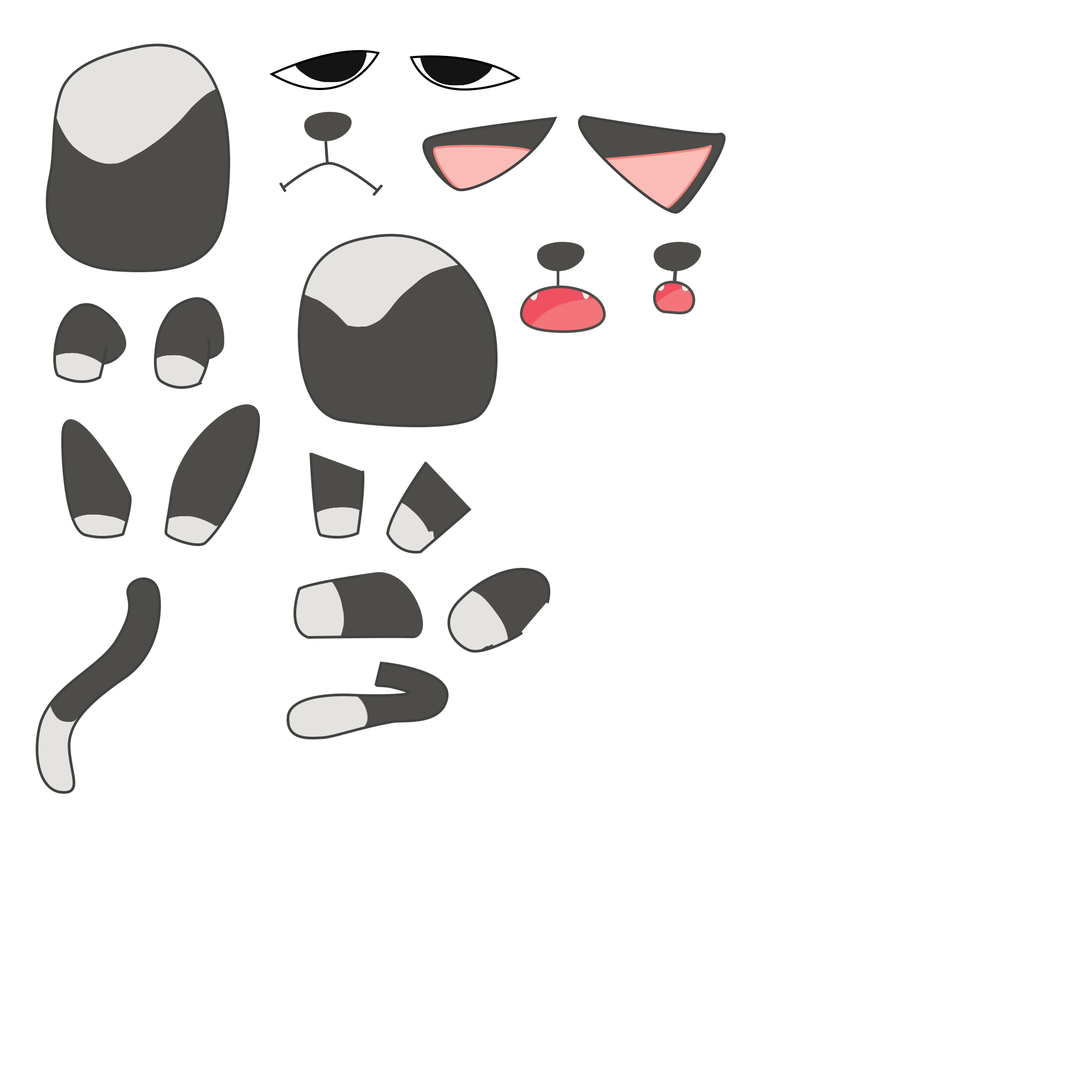
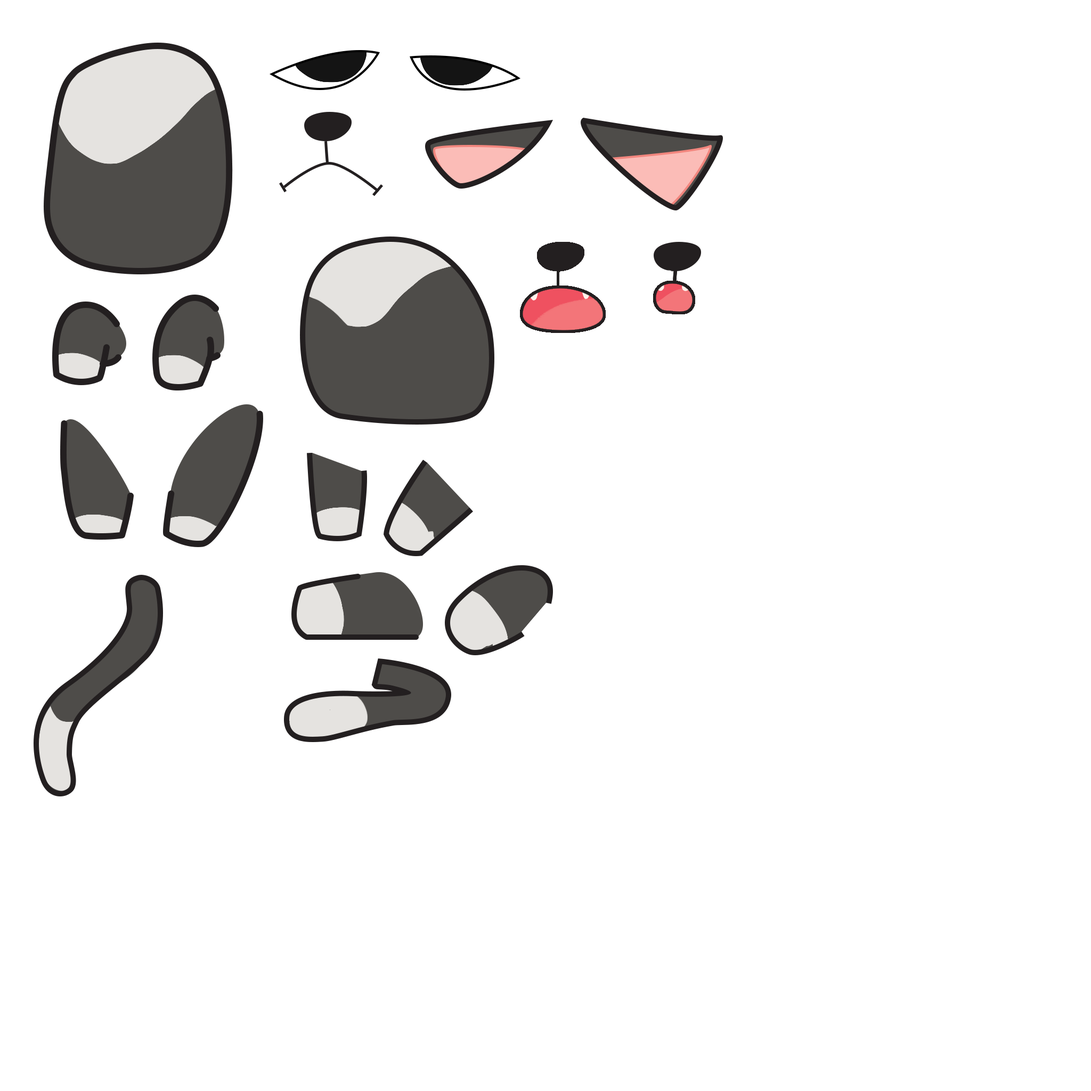
Layered file, before and after one edit (1091×1091). Changes by layer:
painted on "Layer 23 copy" over (x1=653, y1=241, x2=702, y2=288)
painted on "Layer 25" over (x1=653, y1=280, x2=696, y2=315)
added layer "Layer 23 copy 2" above "Layer 23" over (x1=520, y1=241, x2=606, y2=334)
painted on "Shape 25" over (x1=284, y1=658, x2=452, y2=743)
painted on "Shape 22" over (x1=279, y1=111, x2=384, y2=197)
painted on "Shape 15" over (x1=578, y1=115, x2=726, y2=214)
painted on "Shape 14" over (x1=422, y1=116, x2=558, y2=192)
painted on "Shape 11" over (x1=445, y1=565, x2=554, y2=656)
painted on "Shape 13" over (x1=383, y1=459, x2=474, y2=557)
painted on "Shape 12" over (x1=306, y1=453, x2=368, y2=542)
added layer "Shape 34" in group "cat tired" over (x1=291, y1=573, x2=419, y2=641)
painted on "Shape 9" over (x1=297, y1=233, x2=498, y2=428)
added layer "Shape 29" in group "hold" over (x1=206, y1=336, x2=215, y2=362)
added layer "Shape 28" in group "hold" over (x1=152, y1=294, x2=221, y2=391)
added layer "Shape 31" in group "hold" over (x1=99, y1=354, x2=122, y2=368)
added layer "Shape 30" in group "hold" over (x1=52, y1=301, x2=120, y2=386)
added layer "Shape 27" in group "hold" over (x1=163, y1=410, x2=264, y2=548)
added layer "Shape 26" in group "hold" over (x1=60, y1=420, x2=134, y2=540)
added layer "Shape 32" in group "hold" over (x1=43, y1=42, x2=233, y2=275)
added layer "Shape 33" in group "hold" over (x1=33, y1=575, x2=164, y2=797)
